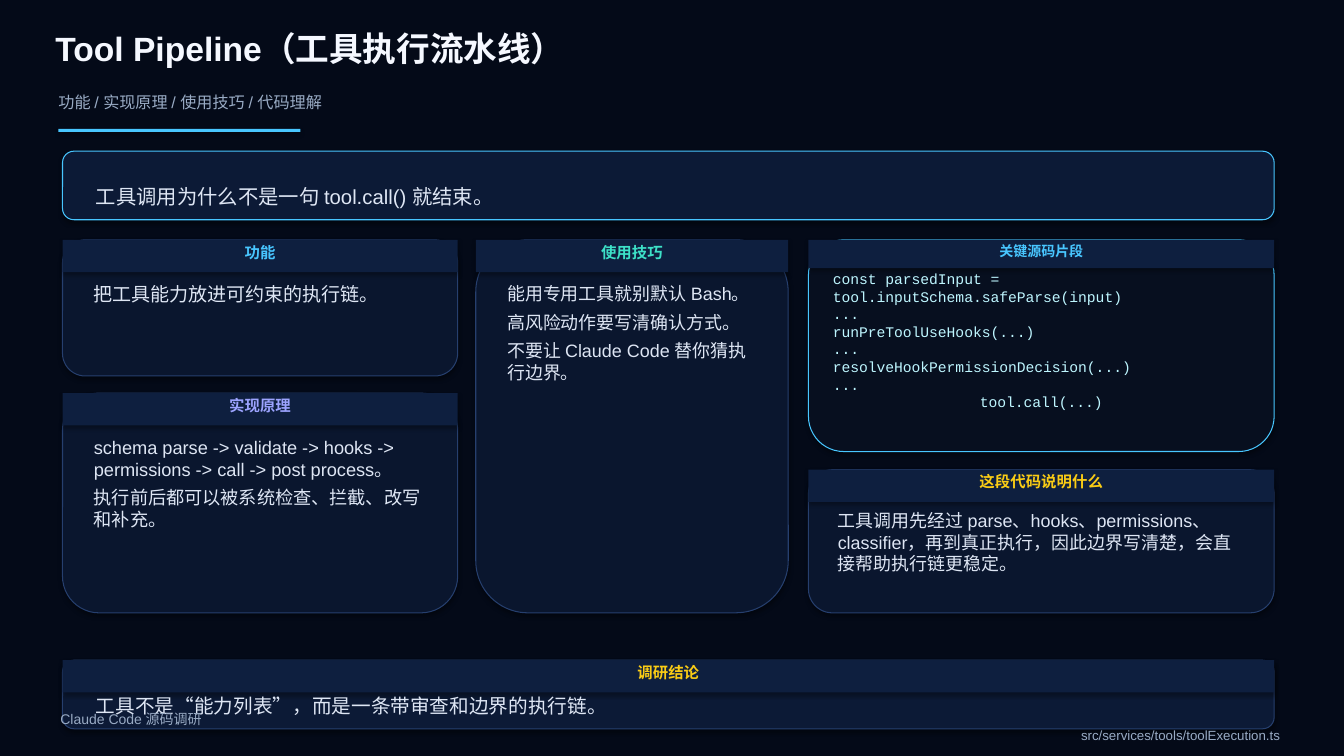
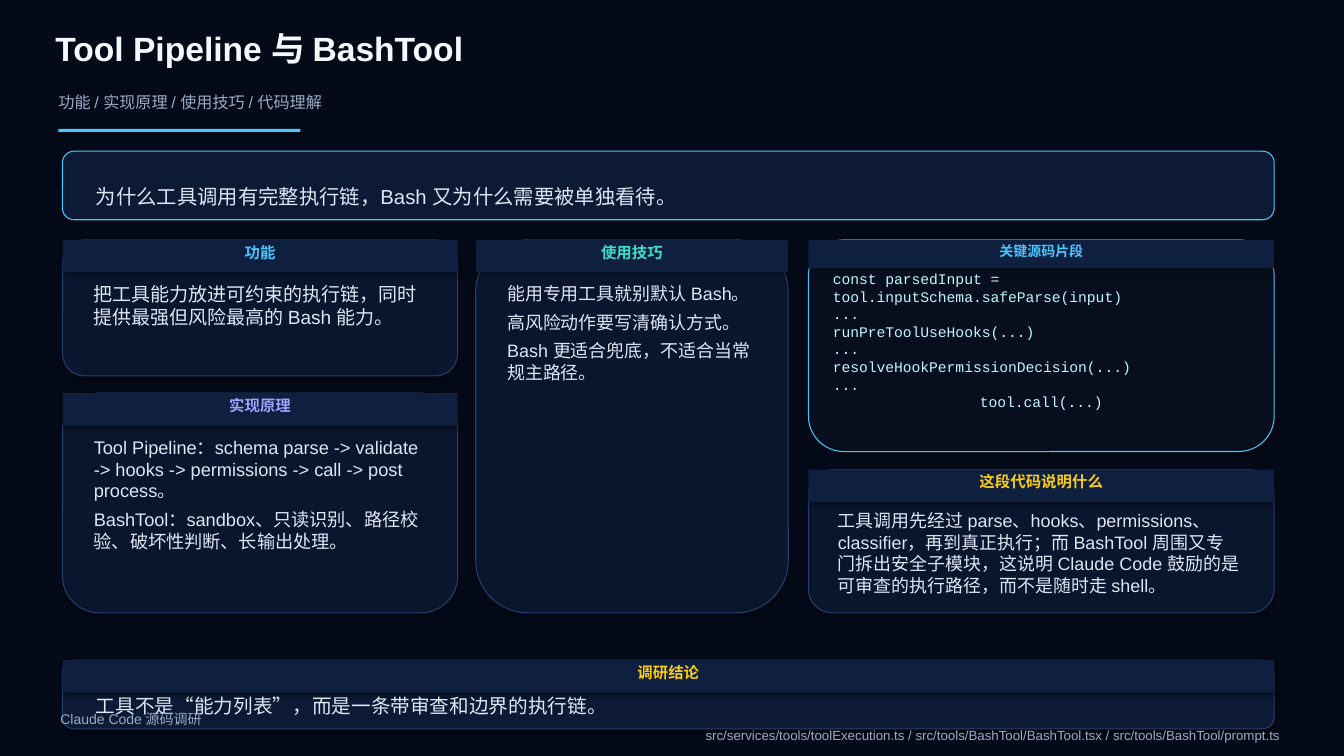
Before and after one commit to boboliu-1010/ccode, a slide deck: slide 18 of docs/zh/10-Claude Code 源码调研.pptx (slide 25 before the commit). Drawn at 1344x756 pixels with LibreOffice and Linux fonts; fonts in the diff are those of the drawing. Boxes give left, top, right and bottom in pixels: in the first picture for what was removed or moved away, otherwise in the second. Text is boxed around its words. In the diff, an @@ line names an element or a change of style, - is before the commit and + after.

```diff
--- a/docs/zh/10-Claude Code 源码调研.pptx
+++ b/docs/zh/10-Claude Code 源码调研.pptx
@@ text at (55, 33, 464, 68): text changed @@
-Tool Pipeline（工具执行流水线）
+Tool Pipeline 与 BashTool
@@ text at (96, 187, 676, 206): text changed @@
-工具调用为什么不是一句 tool.call() 就结束。
+为什么工具调用有完整执行链，Bash 又为什么需要被单独看待。
@@ text at (94, 285, 417, 326): text changed @@
-把工具能力放进可约束的执行链。
+把工具能力放进可约束的执行链，同时提供最强但风险最高的 Bash 能力。
@@ text at (507, 342, 751, 381): text changed @@
-不要让 Claude Code 替你猜执行边界。
+Bash 更适合兜底，不适合当常规主路径。
@@ text at (94, 440, 419, 550): text changed @@
-schema parse -> validate -> hooks -> permissions -> call -> post process。
-执行前后都可以被系统检查、拦截、改写和补充。
+Tool Pipeline：schema parse -> validate -> hooks -> permissions -> call -> post process。
+BashTool：sandbox、只读识别、路径校验、破坏性判断、长输出处理。
@@ text at (838, 512, 1239, 594): text changed @@
-工具调用先经过 parse、hooks、permissions、classifier，再到真正执行，因此边界写清楚，会直接帮助执行链更稳定。
+工具调用先经过 parse、hooks、permissions、classifier，再到真正执行；而 BashTool 周围又专门拆出安全子模块，这说明 Claude Code 鼓励的是可审查的执行路径，而不是随时走 shell。
@@ text at (706, 730, 1280, 743): text changed @@
-src/services/tools/toolExecution.ts
+src/services/tools/toolExecution.ts / src/tools/BashTool/BashTool.tsx / src/tools/BashTool/prompt.ts
```
Also in this commit, not shown: 29 other slides changed, 2 slides added, 18 slides removed, 2 other files.
